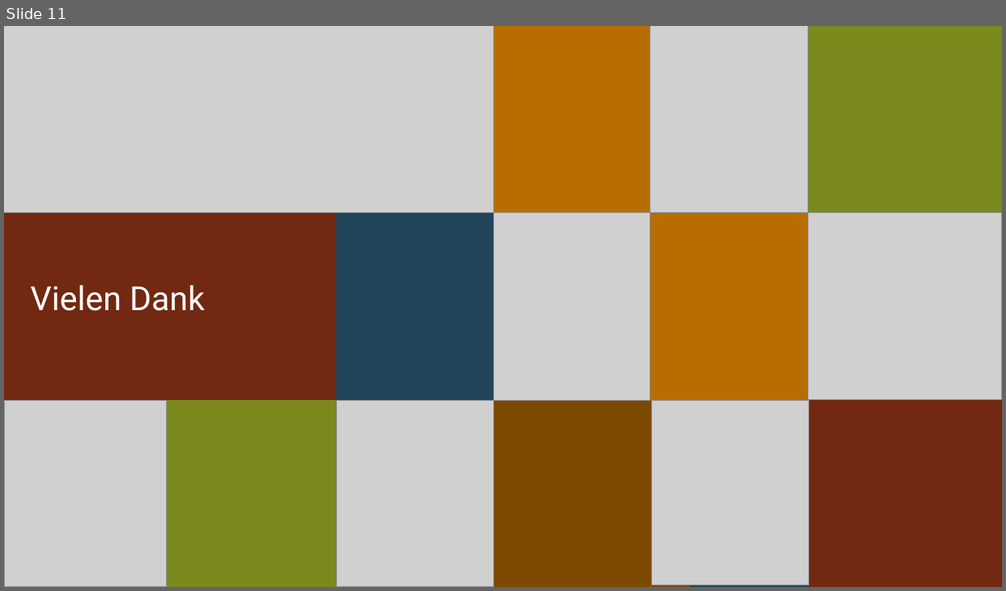
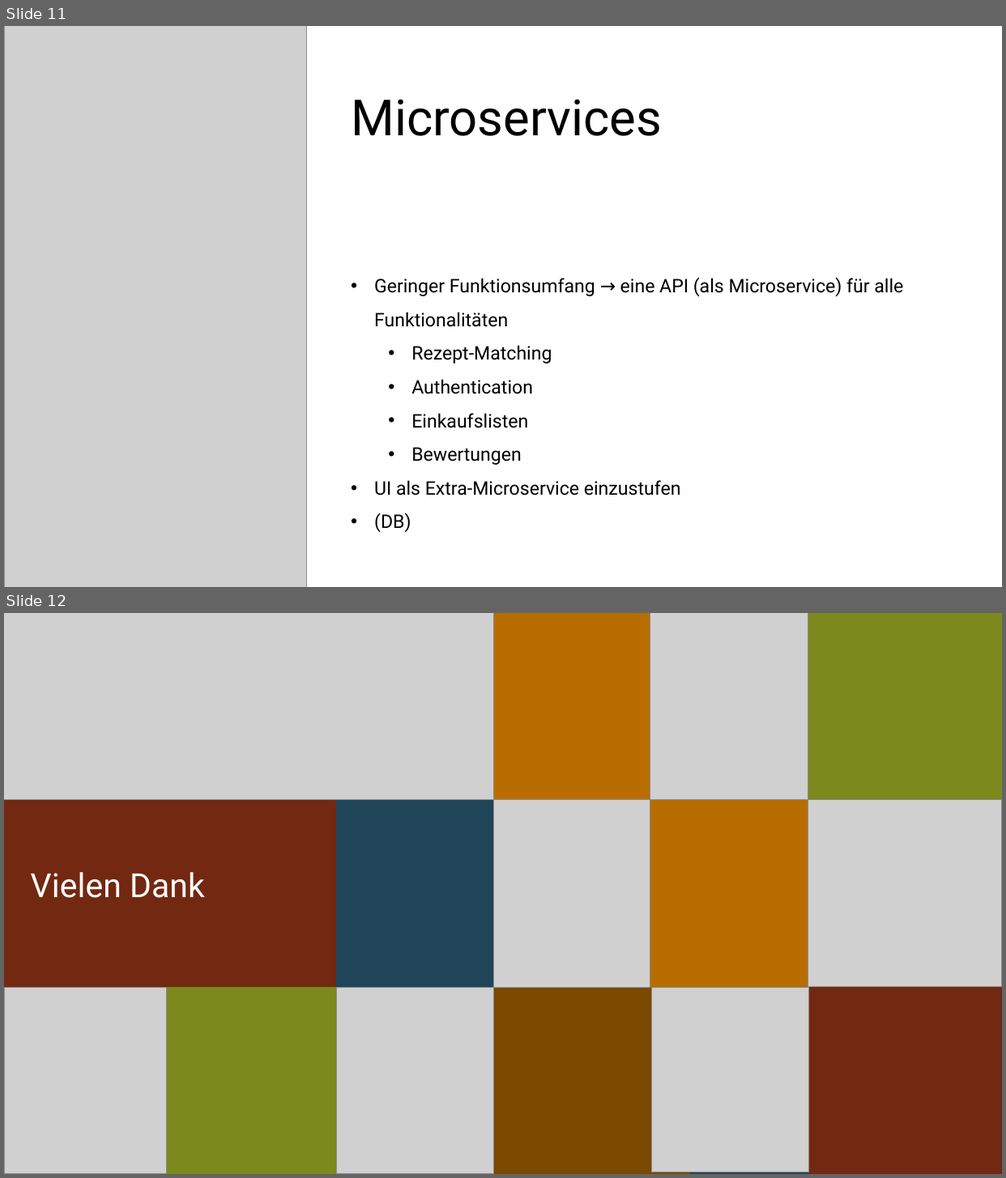
Before and after one commit to leen001/Captain_Cook, a slide deck: docs/praesi_02_nfr.pptx. Shown one above the other, each under a label of ours: slide 11 before the commit, slides 11 and 12 after it. The pictures are 1006x591 and 1006x1178 pixels, drawn with LibreOffice and Linux fonts; fonts in the diff are those of the drawing; grey boxes stand for pictures. Boxes give left, top, right and bottom in pixels: in the first picture for what was removed or moved away, otherwise in the second. Text is boxed around its words. In the diff, an @@ line names an element or a change of style, - is before the commit and + after.

```diff
--- a/docs/praesi_02_nfr.pptx
+++ b/docs/praesi_02_nfr.pptx
@@ slide 11 added at <box>4,26,1002,587</box>, background #FFFFFF @@
@@ picture added at <box>4,26,306,587</box> @@
@@ title added at <box>351,99,662,136</box>, 48 pt, text #000000 @@
+Microservices
@@ text added at <box>374,277,903,532</box>, 18 pt, text #000000 @@
+• Geringer Funktionsumfang → eine API (als Microservice) für alle Funktionalitäten
+  • Rezept-Matching
+  • Authentication
+  • Einkaufslisten
+  • Bewertungen
+• UI als Extra-Microservice einzustufen
+• (DB)
@@ what was slide 11 is now slide 12 @@
```
Also in this commit, not shown: 10 slides changed, 1 other file.
